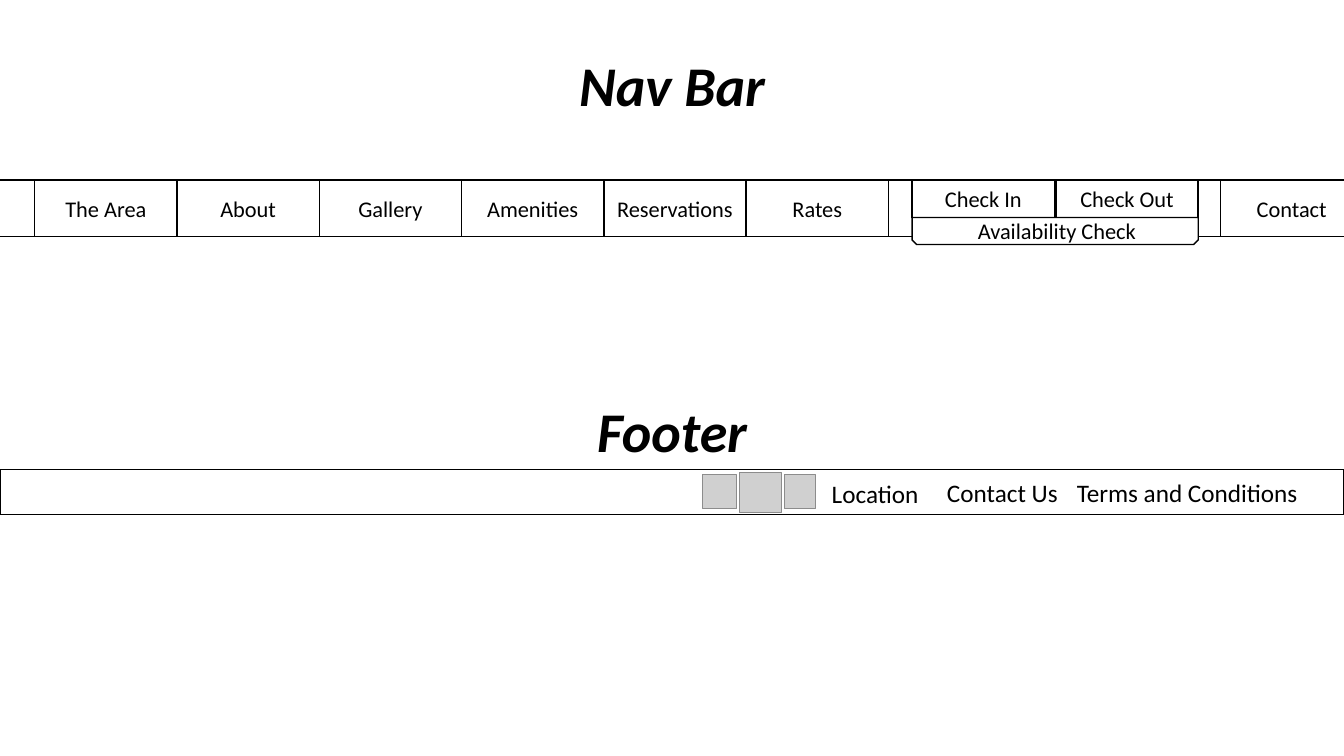
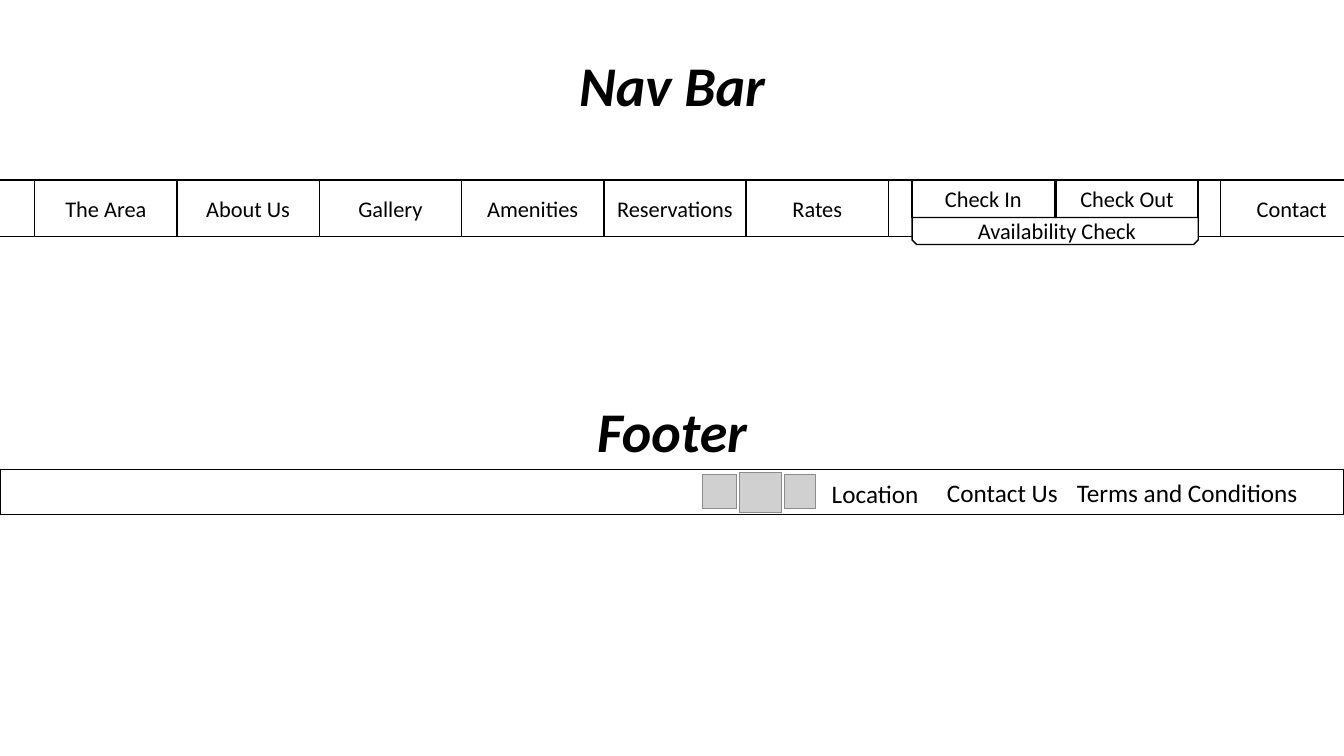
Before and after one commit to carlkassebaum/carob-cottage, a slide deck: slide 1 of documentation/flow_diagrams/Diagrams.pptx. Drawn at 1344x756 pixels with LibreOffice and Linux fonts; fonts in the diff are those of the drawing; grey boxes stand for pictures. Boxes give left, top, right and bottom in pixels: in the first picture for what was removed or moved away, otherwise in the second. Text is boxed around its words. In the diff, an @@ line names an element or a change of style, - is before the commit and + after.

Commit message:
Issue #1 - Adding galary and about page design documentation

```diff
--- a/documentation/flow_diagrams/Diagrams.pptx
+++ b/documentation/flow_diagrams/Diagrams.pptx
@@ text in rectangle at [206,201,290,217]: text changed @@
-About
+About Us
```
Also in this commit, not shown: 1 other slide changed, 2 slides added, 1 other file.
